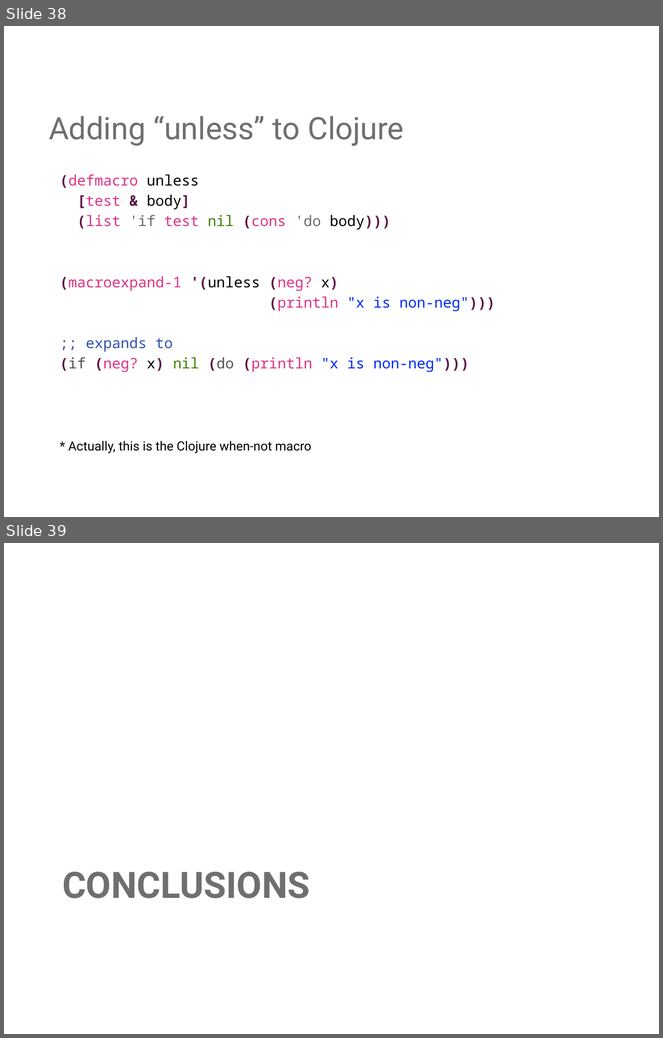
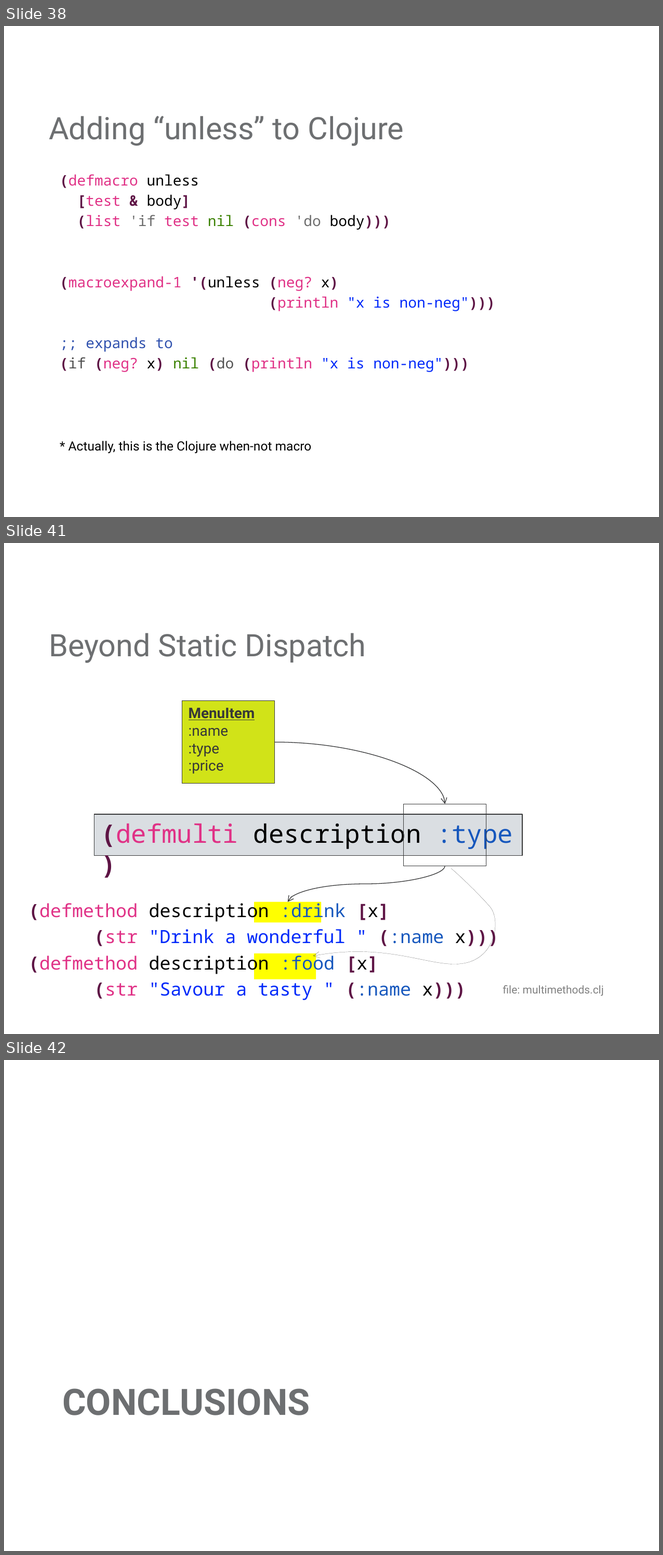
Before and after one commit to mjul/top-10-clojure-ndc-2011, a slide deck: Top Things to Learn From Clojure.pptx. Shown one above the other, each under a label of ours: slides 38 and 39 before the commit, slides 38, 41 and 42 after it; the slides between them are not shown. The pictures are 663x1038 and 663x1555 pixels, drawn with LibreOffice and Linux fonts; fonts in the diff are those of the drawing; background and template pictures are left out. Boxes give left, top, right and bottom in pixels: in the first picture for what was removed or moved away, otherwise in the second. Text is boxed around its words. In the diff, an @@ line names an element or a change of style, - is before the commit and + after.

Commit message:
Added the last points on polymorphism and multimethods.

```diff
--- a/Top Things to Learn From Clojure.pptx
+++ b/Top Things to Learn From Clojure.pptx
@@ slide 41 added at (x1=4, y1=543, x2=659, y2=1034), background #FFFFFF @@
@@ title added at (x1=49, y1=633, x2=366, y2=663), 34 pt, text #6D6F71 @@
+Beyond Static Dispatch
@@ rectangle added at (x1=182, y1=701, x2=275, y2=783), fill #D1E318, outline #363738 0.75 pt, 16 pt, text #363738 @@
+MenuItem
+:name
+:type
+:price
@@ curved arrow added from (274, 742) to (445, 805), #363738 0.75 pt @@
@@ rectangle added at (x1=404, y1=805, x2=486, y2=866), outline #363738 0.75 pt @@
@@ rectangle added at (x1=94, y1=814, x2=523, y2=856), fill #DADEE2, outline #363738 0.75 pt, 28 pt, text #000000 @@
+(defmulti description :type )
@@ curved arrow added from (445, 866) to (288, 902), #363738 0.75 pt @@
@@ freeform shape added at (x1=313, y1=869, x2=495, y2=964), outline #363738 0.75 pt @@
@@ text added at (x1=28, y1=900, x2=499, y2=1001), 20 pt, text #0029FA @@
+(defmethod description :drink [x]
+(str "Drink a wonderful " (:name x)))
+(defmethod description :food [x]
+(str "Savour a tasty " (:name x)))
@@ rectangle added at (x1=254, y1=902, x2=321, y2=923), fill #FFFF00 @@
@@ rectangle added at (x1=254, y1=954, x2=316, y2=979), fill #FFFF00 @@
@@ text added at (x1=503, y1=986, x2=604, y2=996), 12 pt, text #808080 @@
+file: multimethods.clj
@@ what was slide 39 is now slide 42 @@
```
Also in this commit, not shown: 6 slides changed, 4 other slides added, 2 slides removed, 3 other files.
